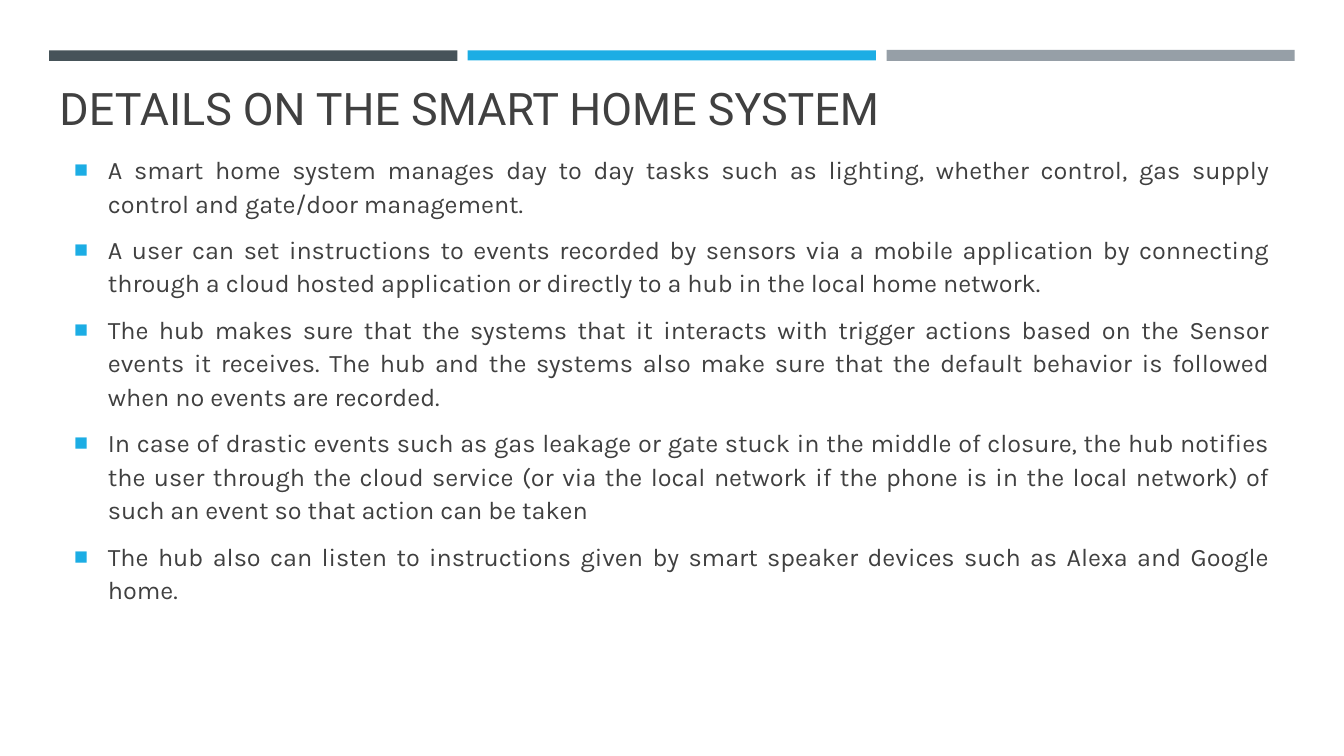
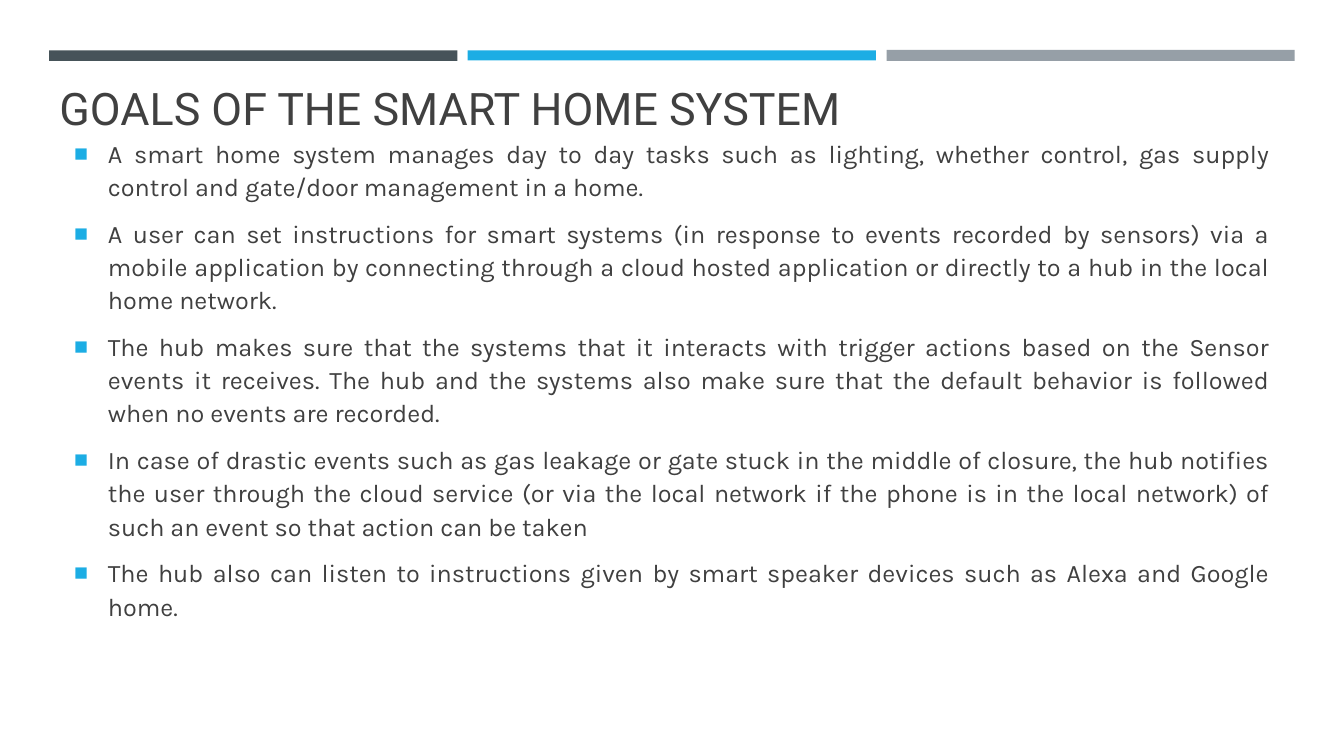
Before and after one commit to Akhilsudh/BITS-Assignment, a slide deck: slide 2 of Semester 2/Software Architecture/Assignment 2/SA-Assignment-2021MT12054.pptx. Drawn at 1344x756 pixels with LibreOffice and Linux fonts; fonts in the diff are those of the drawing. Boxes give left, top, right and bottom in pixels: in the first picture for what was removed or moved away, otherwise in the second. Text is boxed around its words. In the diff, an @@ line names an element or a change of style, - is before the commit and + after.

```diff
--- a/Semester 2/Software Architecture/Assignment 2/SA-Assignment-2021MT12054.pptx
+++ b/Semester 2/Software Architecture/Assignment 2/SA-Assignment-2021MT12054.pptx
@@ title at (59, 92, 840, 126): text changed @@
-DETAILS ON THE SMART HOME SYSTEM
+GOALS OF THE SMART HOME SYSTEM
@@ text at (108, 145, 1269, 310): text changed @@
-■ A smart home system manages day to day tasks such as lighting, whether control, gas supply control and gate/door management.
-■ A user can set instructions to events recorded by sensors via a mobile application by connecting through a cloud hosted application or directly to a hub in the local home network.
+■ A smart home system manages day to day tasks such as lighting, whether control, gas supply control and gate/door management in a home.
+■ A user can set instructions for smart systems (in response to events recorded by sensors) via a mobile application by connecting through a cloud hosted application or directly to a hub in the local home network.
```
Also in this commit, not shown: 5 other slides changed, 1 other file.
